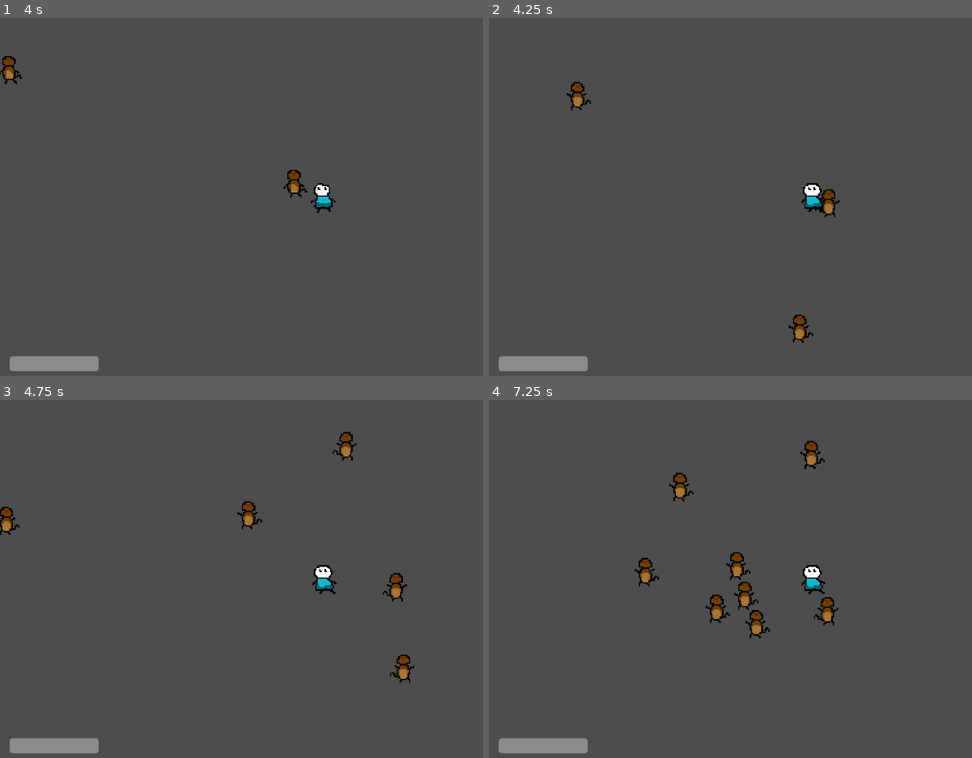
Above: before the commit, frames 1-4 (two rows, left to right).
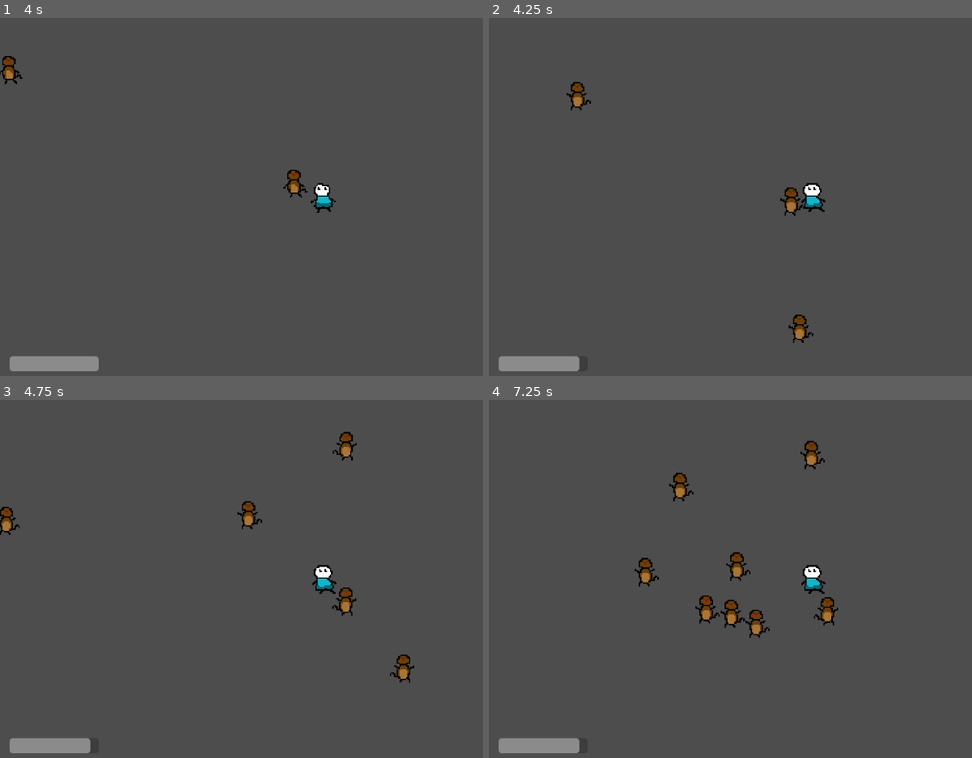
Above: after the commit, the same moments.

Repository: LaiAnTan/monkey
Game: Godot game, scene res://Main/main.tscn
Same seed, same stepped clock (60 frames per second), same inputs: the game is played once before the commit and once after it.
Inputs:
- Up to frame 1 (4 s): hold D (right) 0.53-1.28 s; hold S (down) 1.28-2.03 s; hold D (right) 2.03-2.78 s; hold W (up) 2.78-3.53 s; hold A (left) from 3.53 s (still down)
- Up to frame 2 (4.25 s): keep holding A (left)
- Up to frame 3 (4.75 s): keep holding A (left)
- Up to frame 4 (7.25 s): release A (left) at 5.03 s; hold S (down) 5.03-5.78 s; hold D (right) 5.78-6.53 s; hold W (up) from 6.53 s (still down)

Frame 1 is identical in both runs. In frame 2, 0.5% of the frame differs, in the area x 18-73%, y 47-99%; in frame 3, 0.5%; in frame 4, 0.9%, in the area x 18-59%, y 42-99%.

Commit message:
feat: changes - fixed healthbar - fixed player-enemy collisions

Diff:
--- a/Enemies/Enemy.tscn
+++ b/Enemies/Enemy.tscn
@@ -25,6 +25,7 @@
 
 [node name="Enemy" type="CharacterBody2D" groups=["Enemies"]]
 position = Vector2(10, 10)
+collision_mask = 3
 motion_mode = 1
 script = ExtResource("1_164op")
 metadata/_edit_group_ = true
--- a/HUD/hud.gd
+++ b/HUD/hud.gd
@@ -1,8 +1,7 @@
 extends CanvasLayer
 
-func _ready():
-	$Player.connect("hit", update_health_bar)
-	$ProgressBar.max_value = $Player.max_health
+@onready var health_bar = $HealthBar
 
-func update_health_bar():
-	$ProgressBar.value = $Player.health
+func update_health_bar(health: int) -> void:
+	print("update_health_bar called")
+	health_bar.value = health
--- a/HUD/hud.tscn
+++ b/HUD/hud.tscn
@@ -1,8 +1,11 @@
-[gd_scene format=3 uid="uid://b0jq7aarpr4rw"]
+[gd_scene load_steps=2 format=3 uid="uid://b0jq7aarpr4rw"]
 
-[node name="HUD" type="CanvasLayer"]
+[ext_resource type="Script" path="res://HUD/hud.gd" id="1_hri0k"]
 
-[node name="ProgressBar" type="ProgressBar" parent="."]
+[node name="HUD" type="CanvasLayer" groups=["hud"]]
+script = ExtResource("1_hri0k")
+
+[node name="HealthBar" type="ProgressBar" parent="."]
 offset_left = 17.0
 offset_top = 604.0
 offset_right = 176.0
--- a/Main/main.gd
+++ b/Main/main.gd
@@ -26,6 +26,7 @@
 	add_child(player)
 
 	$Player.connect("death", game_over)
+	$Player.hit.connect($HUD.update_health_bar)
 	$Player.start($StartPosition.position)
 	$StartTimer.start()
 
--- a/Player/Player.gd
+++ b/Player/Player.gd
@@ -10,14 +10,16 @@
 
 @onready var axis = Vector2.ZERO
 @onready var softCollision = $SoftCollision
+@onready var health = max_health
+
 
 var screen_size
-var health
+var block_input = false
+var hud = null
 
 # this function sets up the script
 func _ready():
 	screen_size = get_viewport_rect().size
-	health = max_health
 
 	add_to_group("Player", true)
 
@@ -35,6 +37,9 @@
 	return axis.normalized()
 
 func move(delta):
+
+	if block_input == true:
+		return
 
 	axis = get_input_axis()
 
@@ -57,7 +62,11 @@
 	velocity = velocity.limit_length(max_speed)
 
 func damage_player():
+	if (health == 0):
+		return
 	health -= 1
+	hit.emit(health)
+	print("Player was damaged, current health = ", health)
 	if (health <= 0):
 		death.emit()
 
@@ -79,13 +88,6 @@
 	enemy_hitbox.disabled = false
 	cooldown.queue_free()
 
-func _on_body_entered(body): # this broke
-
-	hit.emit()
-	print("Player was hit")
-	damage_player()
-	disable_enemy_hitbox(body, 2)
-
 # init the player
 func start(pos):
 	position = pos
@@ -94,5 +96,10 @@
 	$AnimatedSprite2D.play("walk")
 
 func _on_death():
+	print("on death called")
 	$AnimatedSprite2D.play("death")
-	$PlayerHitbox.set_deferred("disabled", true) # disable player collision
+	# $PlayerHitbox.set_deferred("disabled", true) # disable player collision maybe
+	block_input = true
+
+func _on_soft_collision_body_entered(_body):
+	damage_player()
--- a/Player/player.tscn
+++ b/Player/player.tscn
@@ -59,3 +59,6 @@
 
 [node name="Camera2D" type="Camera2D" parent="."]
 position_smoothing_speed = 10.0
+
+[connection signal="death" from="." to="." method="_on_death"]
+[connection signal="body_entered" from="SoftCollision" to="." method="_on_soft_collision_body_entered"]
